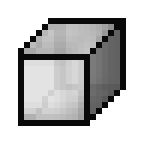
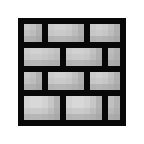
Layers edited between the first and the second 144 x 144 image:
added group "NewStaticMesh" with 14 layers above "NewCone" over [18, 18, 126, 126]
added layer "Outline" (1st of 6, in "NewStaticMesh") (97%) in group "NewStaticMesh" over [18, 18, 126, 126]
added group "Fill" with 11 layers in group "NewStaticMesh" over [24, 24, 120, 120]
added layer "Layer 16" in group "Fill" over [24, 24, 42, 42]
added layer "Layer 15" in group "Fill" over [48, 24, 84, 42]
added layer "Layer 14" in group "Fill" over [90, 24, 120, 42]
added layer "Layer 13" in group "Fill" over [108, 48, 120, 66]
added layer "Layer 12" in group "Fill" over [24, 48, 102, 66]
added layer "Layer 11" in group "Fill" over [24, 72, 42, 90]
added layer "Layer 10" in group "Fill" over [48, 72, 84, 90]
added layer "Layer 9" in group "Fill" over [90, 72, 120, 90]
added layer "Layer 8" in group "Fill" over [108, 96, 120, 120]
added layer "Layer 7" in group "Fill" over [66, 96, 102, 120]
added layer "Layer 6" in group "Fill" over [24, 96, 60, 120]
hid group "NewCube" (3 layers) over [18, 18, 126, 126]
